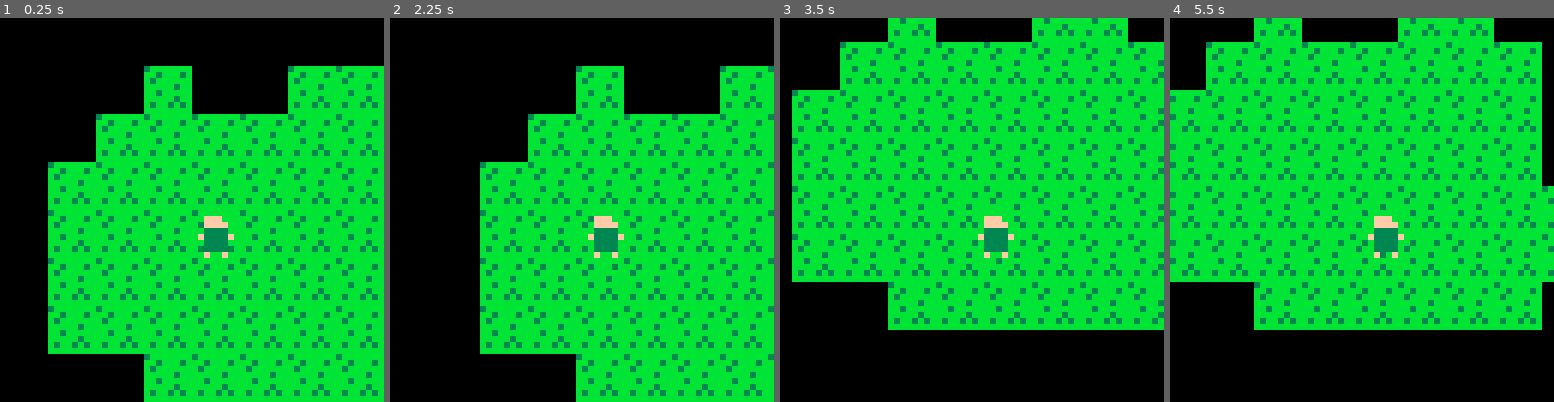
Above: before the commit, frames 1-4 (left to right).
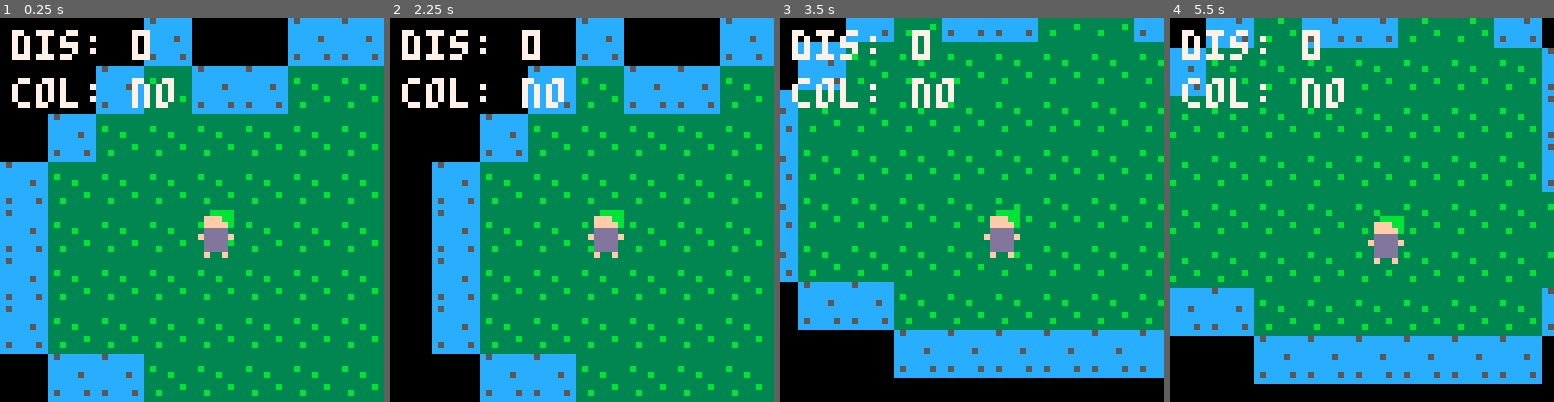
Above: after the commit, the same moments.

Repository: cbrwn/pico8carts
Game: PICO-8 cartridge lowrez.p8
Same seed, same stepped clock (60 frames per second), same inputs: the game is played once before the commit and once after it.
Inputs:
- Up to frame 1 (0.25 s): no input
- Up to frame 2 (2.25 s): hold Left from 1.97 s (still down)
- Up to frame 3 (3.5 s): release Left at 2.37 s; hold Down 2.42-2.82 s; hold Right from 2.87 s (still down)
- Up to frame 4 (5.5 s): release Right at 3.53 s; hold Up 3.58-4.08 s; hold Right 4.13-4.53 s; hold Down 4.58-5.08 s; hold Left from 5.13 s (still down)

The runs differ from the first frame. In frame 1, 75% of the frame differs, in the area x 0-100%, y 0-100%; in frame 2, 66%; in frame 3, 75%; in frame 4, 78%, in the area x 0-100%, y 0-96%.

Commit message:
i regret putting this on the internet

Diff:
--- a/lowrez.p8
+++ b/lowrez.p8
@@ -1,5 +1,5 @@
 pico-8 cartridge // http://www.pico-8.com
-version 8
+version 10
 __lua__
 --lowrezjam 2017
 --@z6v / cmrn.io
@@ -10,16 +10,35 @@
 	actors={}
 
 	makeplayer()
+	makeboat()
+
+	-- camera setup
+	camerapos={x=0,y=0,a=nil}
+	attachcamera(plr)
 end
 
 function _draw()
 	cls()
+	-- draw water
+
 	map(0,0)
-	camera(plr.x-32,plr.y-32)
+	--camera(plr.x-32,plr.y-32)
+	camera(camerapos.x,camerapos.y)
 
 	for a in all(actors) do
-		spr(a.s,a.x,a.y)
+		if a.sw then
+			sspr(a.sx,a.sy,a.sw,a.sh,a.x,a.y)
+		else
+			spr(a.s,a.x,a.y)
+		end
 	end
+
+ camera()
+	print("dis: "..distsquared(0,0,3,4),2,2,7)
+	local cld="no"
+	if(actorscollide(plr,boat))cld="yes"
+	print("col: "..cld,2,10,7)
+	camera(camerapos.x,camerapos.y)
 end
 
 function _update()
@@ -30,6 +49,16 @@
 			a.update(a)
 		end
 	end
+
+	updatecamera()
+end
+
+function updatecamera()
+	if(camerapos.a==nil)return
+	-- camera
+	local cspeed=0.5
+	camerapos.x-=(camerapos.x-(camerapos.a.x-32))*cspeed
+	camerapos.y-=(camerapos.y-(camerapos.a.y-32))*cspeed
 end
 
 function updateplayer(a)
@@ -39,10 +68,22 @@
 		if(btn(3))a.y+=1
 end
 
+function attachcamera(a)
+	camerapos.a=a
+end
+
 function makeplayer()
 	plr=actor(3,32,32)
 	plr.inboat=false
 	plr.update=updateplayer
+end
+
+function makeboat()
+	boat=actor(1,96,32)
+	boat.sx=32
+	boat.sy=0
+	boat.sw=16
+	boat.sh=8
 end
 
 function actor(s,x,y)
@@ -51,23 +92,79 @@
 	add(actors,a)
 	return a
 end
+
+function actorscollide(a1,a2)
+	local ax1,ax2,ay1,ay2=a1.x,a1.x+8,a1.y,a1.y+8
+	local bx1,bx2,by1,by2=a2.x,a2.x+8,a2.y,a2.y+8
+	-- allow for bigger sprites
+	if a1.sw then
+		ax2=a1.x+a1.sw
+		ay2=a1.y+a1.sh
+	end
+	if a2.sw then
+		bx2=a2.x+a2.sw
+		by2=a2.y+a2.sh
+	end
+
+--	printh("player and boat collision","col",true)
+
+--	printh("\nplayer bounds: ("..ax1..", "..ay1
+
+	if(ax1>bx2 or ax2<bx1)return false
+	if(ay1>by2 or ay2<by1)return false
+
+	return true
+end
+
+function actordistsquared(a1,a2)
+	return distsquared(a1.x,a1.y,a2.x,a2.y)
+end
+
+function gettileatpos(x,y)
+	return mget(flr(x/8),flr(y/8))
+end
+
+function gettileatactor(a)
+ return gettileatpos(a.x+4,a.y+4)
+end
+
+--generic functions
+
+-- really gross way of allowing
+-- both points and individual x,ys
+function distsquared(x1,y1,x2,y2)
+	local ax,ay,bx,by
+	x2=x2 or nil
+	if x2 != nil then
+		ax=x1
+		ay=y1
+		bx=x2
+		by=y2
+	else
+		ax=x1.x
+		ay=x1.y
+		bx=y1.x
+		by=y1.y
+	end
+	return (ax*bx)+(ay*by)
+end
 __gfx__
-00000000cccccccc3bbbbbbb000bbbb0000000000000000000000000000000000000000000000000000000000000000000000000000000000000000000000000
-00000000ccc7ccccbb3bbb3b00fffbb0000000000000000000000000000000000000000000000000000000000000000000000000000000000000000000000000
-00700700cc7c7cccb3bbbbbb00ffffb0000000000000000000000000000000000000000000000000000000000000000000000000000000000000000000000000
-00077000ccccccccbbbbb3bb00333300880000000000008800000000000000000000000000000000000000000000000000000000000000000000000000000000
-00077000ccccccccbb3bbbbb0f3333f0088000000000088000000000000000000000000000000000000000000000000000000000000000000000000000000000
-007007007cccccccbbbbb3bb00333300088888888888888000000000000000000000000000000000000000000000000000000000000000000000000000000000
-00000000c7ccccc7b3bb3b3b00333300088888888888888000000000000000000000000000000000000000000000000000000000000000000000000000000000
-00000000ccccccccbbbbbbbb00f00f00008888888888880000000000000000000000000000000000000000000000000000000000000000000000000000000000
-00000000000000000000000000000000000000000000000000000000000000000000000000000000000000000000000000000000000000000000000000000000
-00000000000000000000000000000000000000000000000000000000000000000000000000000000000000000000000000000000000000000000000000000000
-00000000000000000000000000000000000000000000000000000000000000000000000000000000000000000000000000000000000000000000000000000000
-00000000000000000000000000000000000000000000000000000000000000000000000000000000000000000000000000000000000000000000000000000000
-00000000000000000000000000000000000000000000000000000000000000000000000000000000000000000000000000000000000000000000000000000000
-00000000000000000000000000000000000000000000000000000000000000000000000000000000000000000000000000000000000000000000000000000000
-00000000000000000000000000000000000000000000000000000000000000000000000000000000000000000000000000000000000000000000000000000000
-00000000000000000000000000000000000000000000000000000000000000000000000000000000000000000000000000000000000000000000000000000000
+00000000cccccccc33333333000bbbb0000000000000000000000000000000000000000000000000000000000000000000000000000000000000000000000000
+00000000ccc7cccc3333333300fffbb0000000000000000000000000000000000000000000000000000000000000000000000000000000000000000000000000
+00700700cc7c7ccc3b33333300ffffb0000000000000000000000000000000000000000000000000000000000000000000000000000000000000000000000000
+00077000cccccccc3333b33300dddd00880000000000008800000000000000000000000000000000000000000000000000000000000000000000000000000000
+00077000cccccccc333333330fddddf0088000000000088000000000000000000000000000000000000000000000000000000000000000000000000000000000
+007007007ccccccc333333b300dddd00088888888888888000000000000000000000000000000000000000000000000000000000000000000000000000000000
+00000000c7ccccc733b3333300dddd00088888888888888000000000000000000000000000000000000000000000000000000000000000000000000000000000
+00000000cccccccc3333333300f00f00008888888888880000000000000000000000000000000000000000000000000000000000000000000000000000000000
+00000000c5cccccc0000000000000000000000000000000000000000000000000000000000000000000000000000000000000000000000000000000000000000
+00000000cccccccc0000000000000000000000000000000000000000000000000000000000000000000000000000000000000000000000000000000000000000
+00000000cccccccc0000000000000000000000000000000000000000000000000000000000000000000000000000000000000000000000000000000000000000
+00000000ccccc5cc0000000000000000000000000000000000000000000000000000000000000000000000000000000000000000000000000000000000000000
+00000000cccccccc0000000000000000000000000000000000000000000000000000000000000000000000000000000000000000000000000000000000000000
+00000000cccccccc0000000000000000000000000000000000000000000000000000000000000000000000000000000000000000000000000000000000000000
+00000000c5cccc5c0000000000000000000000000000000000000000000000000000000000000000000000000000000000000000000000000000000000000000
+00000000cccccccc0000000000000000000000000000000000000000000000000000000000000000000000000000000000000000000000000000000000000000
 00000000000000000000000000000000000000000000000000000000000000000000000000000000000000000000000000000000000000000000000000000000
 00000000000000000000000000000000000000000000000000000000000000000000000000000000000000000000000000000000000000000000000000000000
 00000000000000000000000000000000000000000000000000000000000000000000000000000000000000000000000000000000000000000000000000000000
@@ -185,165 +282,165 @@
 0001020000000000000000000000000000000000000000000000000000000000000000000000000000000000000000000000000000000000000000000000000000000000000000000000000000000000000000000000000000000000000000000000000000000000000000000000000000000000000000000000000000000000
 0000000000000000000000000000000000000000000000000000000000000000000000000000000000000000000000000000000000000000000000000000000000000000000000000000000000000000000000000000000000000000000000000000000000000000000000000000000000000000000000000000000000000000
 __map__
-0000000000000000000000000000000000000000000000000000000000000000000000000000000000000000000000000000000000000000000000000000000000000000000000000000000000000000000000000000000000000000000000000000000000000000000000000000000000000000000000000000000000000000
-0000000200000202000000000000000000000000000000000000000000000000000000000000000000000000000000000000000000000000000000000000000000000000000000000000000000000000000000000000000000000000000000000000000000000000000000000000000000000000000000000000000000000000
-0000020202020202020000000000000000000000000000000000000000000000000000000000000000000000000000000000000000000000000000000000000000000000000000000000000000000000000000000000000000000000000000000000000000000000000000000000000000000000000000000000000000000000
-0002020202020202020000000000000000000000000000000000000000000000000000000000000000000000000000000000000000000000000000000000000000000000000000000000000000000000000000000000000000000000000000000000000000000000000000000000000000000000000000000000000000000000
-0002020202020202020000000000000000000000000000000000000000000000000000000000000000000000000000000000000000000000000000000000000000000000000000000000000000000000000000000000000000000000000000000000000000000000000000000000000000000000000000000000000000000000
-0002020202020202020200000000000000000000000000000000000000000000000000000000000000000000000000000000000000000000000000000000000000000000000000000000000000000000000000000000000000000000000000000000000000000000000000000000000000000000000000000000000000000000
-0002020202020202020200000000000000000000000000000000000000000000000000000000000000000000000000000000000000000000000000000000000000000000000000000000000000000000000000000000000000000000000000000000000000000000000000000000000000000000000000000000000000000000
-0000000202020202020000000000000000000000000000000000000000000000000000000000000000000000000000000000000000000000000000000000000000000000000000000000000000000000000000000000000000000000000000000000000000000000000000000000000000000000000000000000000000000000
+0000001100001111000000000000000000000000000000000000000000000000000000000000000000000000000000000000000000000000000000000000000000000000000000000000000000000000000000000000000000000000000000000000000000000000000000000000000000000000000000000000000000000000
+0000110211110202110000000000000000000000000000000000000000000000000000000000000000000000000000000000000000000000000000000000000000000000000000000000000000000000000000000000000000000000000000000000000000000000000000000000000000000000000000000000000000000000
+0011020202020202021100000000000000000000000000000000000000000000000000000000000000000000000000000000000000000000000000000000000000000000000000000000000000000000000000000000000000000000000000000000000000000000000000000000000000000000000000000000000000000000
+1102020202020202021100000000000000000000000000000000000000000000000000000000000000000000000000000000000000000000000000000000000000000000000000000000000000000000000000000000000000000000000000000000000000000000000000000000000000000000000000000000000000000000
+1102020202020202021100000000000000000000000000000000000000000000000000000000000000000000000000000000000000000000000000000000000000000000000000000000000000000000000000000000000000000000000000000000000000000000000000000000000000000000000000000000000000000000
+1102020202020202020211000000000000000000000000000000000000000000000000000000000000000000000000000000000000000000000000000000000000000000000000000000000000000000000000000000000000000000000000000000000000000000000000000000000000000000000000000000000000000000
+1102020202020202020211000000000000000000000000000000000000000000000000000000000000000000000000000000000000000000000000000000000000000000000000000000000000000000000000000000000000000000000000000000000000000000000000000000000000000000000000000000000000000000
+0011110202020202021100000000000000000000000000000000000000000000000000000000000000000000000000000000000000000000000000000000000000000000000000000000000000000000000000000000000000000000000000000000000000000000000000000000000000000000000000000000000000000000
+0606061111111111110000000000000000000000000000000000000000000000000000000000000000000000000000000000000000000000000000000000000000000000000000000000000000000000000000000000000000000000000000000000000000000000000000000000000000000000000000000000000000000000
 0606060606060600000000000000000000000000000000000000000000000000000000000000000000000000000000000000000000000000000000000000000000000000000000000000000000000000000000000000000000000000000000000000000000000000000000000000000000000000000000000000000000000000
-0606060606060600000000000000000000000000000000000000000000000000000000000000000000000000000000000000000000000000000000000000000000000000000000000000000000000000000000000000000000000000000000000000000000000000000000000000000000000000000000000000000000000000
-0000000000000000000000000000000000000000000000000000000000000000000000000000000000000000000000000000000000000000000000000000000000000000000000000000000000000000000000000000000000000000000000000000000000000000000000000000000000000000000000000000000000000000
-0000000000000000000000000000000000000000000000000000000000000000000000000000000000000000000000000000000000000000000000000000000000000000000000000000000000000000000000000000000000000000000000000000000000000000000000000000000000000000000000000000000000000000
-0000000000000000000000000000000000000000000000000000000000000000000000000000000000000000000000000000000000000000000000000000000000000000000000000000000000000000000000000000000000000000000000000000000000000000000000000000000000000000000000000000000000000000
-0000000000000000000000000000000000000000000000000000000000000000000000000000000000000000000000000000000000000000000000000000000000000000000000000000000000000000000000000000000000000000000000000000000000000000000000000000000000000000000000000000000000000000
-0000000000000000000000000000000000000000000000000000000000000000000000000000000000000000000000000000000000000000000000000000000000000000000000000000000000000000000000000000000000000000000000000000000000000000000000000000000000000000000000000000000000000000
-0000000000000000000000000000000000000000000000000000000000000000000000000000000000000000000000000000000000000000000000000000000000000000000000000000000000000000000000000000000000000000000000000000000000000000000000000000000000000000000000000000000000000000
-0000000000000000000000000000000000000000000000000000000000000000000000000000000000000000000000000000000000000000000000000000000000000000000000000000000000000000000000000000000000000000000000000000000000000000000000000000000000000000000000000000000000000000
-0000000000000000000000000000000000000000000000000000000000000000000000000000000000000000000000000000000000000000000000000000000000000000000000000000000000000000000000000000000000000000000000000000000000000000000000000000000000000000000000000000000000000000
-0000000000000000000000000000000000000000000000000000000000000000000000000000000000000000000000000000000000000000000000000000000000000000000000000000000000000000000000000000000000000000000000000000000000000000000000000000000000000000000000000000000000000000
-0000000000000000000000000000000000000000000000000000000000000000000000000000000000000000000000000000000000000000000000000000000000000000000000000000000000000000000000000000000000000000000000000000000000000000000000000000000000000000000000000000000000000000
-0000000000000000000000000000000000000000000000000000000000000000000000000000000000000000000000000000000000000000000000000000000000000000000000000000000000000000000000000000000000000000000000000000000000000000000000000000000000000000000000000000000000000000
-0000000000000000000000000000000000000000000000000000000000000000000000000000000000000000000000000000000000000000000000000000000000000000000000000000000000000000000000000000000000000000000000000000000000000000000000000000000000000000000000000000000000000000
-0000000000000000000000000000000000000000000000000000000000000000000000000000000000000000000000000000000000000000000000000000000000000000000000000000000000000000000000000000000000000000000000000000000000000000000000000000000000000000000000000000000000000000
-0000000000000000000000000000000000000000000000000000000000000000000000000000000000000000000000000000000000000000000000000000000000000000000000000000000000000000000000000000000000000000000000000000000000000000000000000000000000000000000000000000000000000000
-0000000000000000000000000000000000000000000000000000000000000000000000000000000000000000000000000000000000000000000000000000000000000000000000000000000000000000000000000000000000000000000000000000000000000000000000000000000000000000000000000000000000000000
-0000000000000000000000000000000000000000000000000000000000000000000000000000000000000000000000000000000000000000000000000000000000000000000000000000000000000000000000000000000000000000000000000000000000000000000000000000000000000000000000000000000000000000
-0000000000000000000000000000000000000000000000000000000000000000000000000000000000000000000000000000000000000000000000000000000000000000000000000000000000000000000000000000000000000000000000000000000000000000000000000000000000000000000000000000000000000000
-0000000000000000000000000000000000000000000000000000000000000000000000000000000000000000000000000000000000000000000000000000000000000000000000000000000000000000000000000000000000000000000000000000000000000000000000000000000000000000000000000000000000000000
-0000000000000000000000000000000000000000000000000000000000000000000000000000000000000000000000000000000000000000000000000000000000000000000000000000000000000000000000000000000000000000000000000000000000000000000000000000000000000000000000000000000000000000
-0000000000000000000000000000000000000000000000000000000000000000000000000000000000000000000000000000000000000000000000000000000000000000000000000000000000000000000000000000000000000000000000000000000000000000000000000000000000000000000000000000000000000000
-0000000000000000000000000000000000000000000000000000000000000000000000000000000000000000000000000000000000000000000000000000000000000000000000000000000000000000000000000000000000000000000000000000000000000000000000000000000000000000000000000000000000000000
-0000000000000000000000000000000000000000000000000000000000000000000000000000000000000000000000000000000000000000000000000000000000000000000000000000000000000000000000000000000000000000000000000000000000000000000000000000000000000000000000000000000000000000
-…(130 lines of a section not shown)…
+0000000000000000000000000000000000000000000000000000000000000000000000000000000000000000000000000000000000000000000000000000000000000000000000000000000000000000000000000000000000000000000000000000000000000000000000000000000000000000000000000000000000000000
+0000000000000000000000000000000000000000000000000000000000000000000000000000000000000000000000000000000000000000000000000000000000000000000000000000000000000000000000000000000000000000000000000000000000000000000000000000000000000000000000000000000000000000
+0000000000000000000000000000000000000000000000000000000000000000000000000000000000000000000000000000000000000000000000000000000000000000000000000000000000000000000000000000000000000000000000000000000000000000000000000000000000000000000000000000000000000000
+0000000000000000000000000000000000000000000000000000000000000000000000000000000000000000000000000000000000000000000000000000000000000000000000000000000000000000000000000000000000000000000000000000000000000000000000000000000000000000000000000000000000000000
+0000000000000000000000000000000000000000000000000000000000000000000000000000000000000000000000000000000000000000000000000000000000000000000000000000000000000000000000000000000000000000000000000000000000000000000000000000000000000000000000000000000000000000
+0000000000000000000000000000000000000000000000000000000000000000000000000000000000000000000000000000000000000000000000000000000000000000000000000000000000000000000000000000000000000000000000000000000000000000000000000000000000000000000000000000000000000000
+0000000000000000000000000000000000000000000000000000000000000000000000000000000000000000000000000000000000000000000000000000000000000000000000000000000000000000000000000000000000000000000000000000000000000000000000000000000000000000000000000000000000000000
+0000000000000000000000000000000000000000000000000000000000000000000000000000000000000000000000000000000000000000000000000000000000000000000000000000000000000000000000000000000000000000000000000000000000000000000000000000000000000000000000000000000000000000
+0000000000000000000000000000000000000000000000000000000000000000000000000000000000000000000000000000000000000000000000000000000000000000000000000000000000000000000000000000000000000000000000000000000000000000000000000000000000000000000000000000000000000000
+0000000000000000000000000000000000000000000000000000000000000000000000000000000000000000000000000000000000000000000000000000000000000000000000000000000000000000000000000000000000000000000000000000000000000000000000000000000000000000000000000000000000000000
+0000000000000000000000000000000000000000000000000000000000000000000000000000000000000000000000000000000000000000000000000000000000000000000000000000000000000000000000000000000000000000000000000000000000000000000000000000000000000000000000000000000000000000
+0000000000000000000000000000000000000000000000000000000000000000000000000000000000000000000000000000000000000000000000000000000000000000000000000000000000000000000000000000000000000000000000000000000000000000000000000000000000000000000000000000000000000000
+0000000000000000000000000000000000000000000000000000000000000000000000000000000000000000000000000000000000000000000000000000000000000000000000000000000000000000000000000000000000000000000000000000000000000000000000000000000000000000000000000000000000000000
+0000000000000000000000000000000000000000000000000000000000000000000000000000000000000000000000000000000000000000000000000000000000000000000000000000000000000000000000000000000000000000000000000000000000000000000000000000000000000000000000000000000000000000
+0000000000000000000000000000000000000000000000000000000000000000000000000000000000000000000000000000000000000000000000000000000000000000000000000000000000000000000000000000000000000000000000000000000000000000000000000000000000000000000000000000000000000000
+0000000000000000000000000000000000000000000000000000000000000000000000000000000000000000000000000000000000000000000000000000000000000000000000000000000000000000000000000000000000000000000000000000000000000000000000000000000000000000000000000000000000000000
+0000000000000000000000000000000000000000000000000000000000000000000000000000000000000000000000000000000000000000000000000000000000000000000000000000000000000000000000000000000000000000000000000000000000000000000000000000000000000000000000000000000000000000
+0000000000000000000000000000000000000000000000000000000000000000000000000000000000000000000000000000000000000000000000000000000000000000000000000000000000000000000000000000000000000000000000000000000000000000000000000000000000000000000000000000000000000000
+0000000000000000000000000000000000000000000000000000000000000000000000000000000000000000000000000000000000000000000000000000000000000000000000000000000000000000000000000000000000000000000000000000000000000000000000000000000000000000000000000000000000000000
+0000000000000000000000000000000000000000000000000000000000000000000000000000000000000000000000000000000000000000000000000000000000000000000000000000000000000000000000000000000000000000000000000000000000000000000000000000000000000000000000000000000000000000
+0000000000000000000000000000000000000000000000000000000000000000000000000000000000000000000000000000000000000000000000000000000000000000000000000000000000000000000000000000000000000000000000000000000000000000000000000000000000000000000000000000000000000000
+0000000000000000000000000000000000000000000000000000000000000000000000000000000000000000000000000000000000000000000000000000000000000000000000000000000000000000000000000000000000000000000000000000000000000000000000000000000000000000000000000000000000000000
+…(130 lines of a section not shown)…
